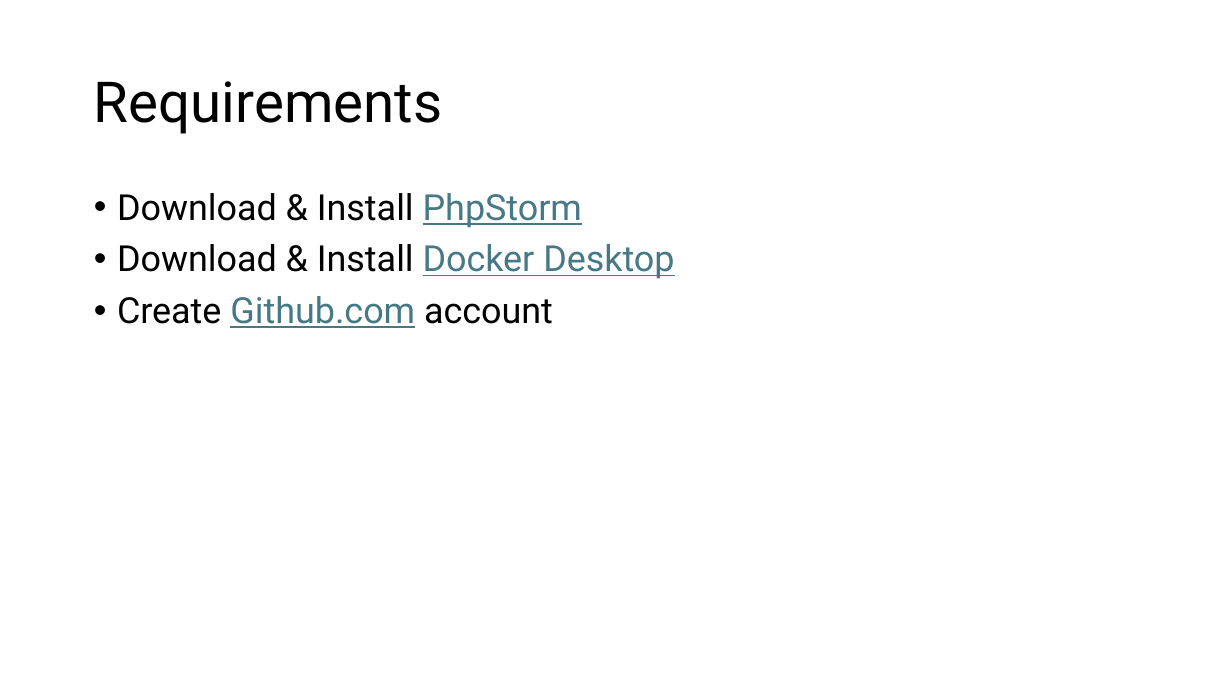
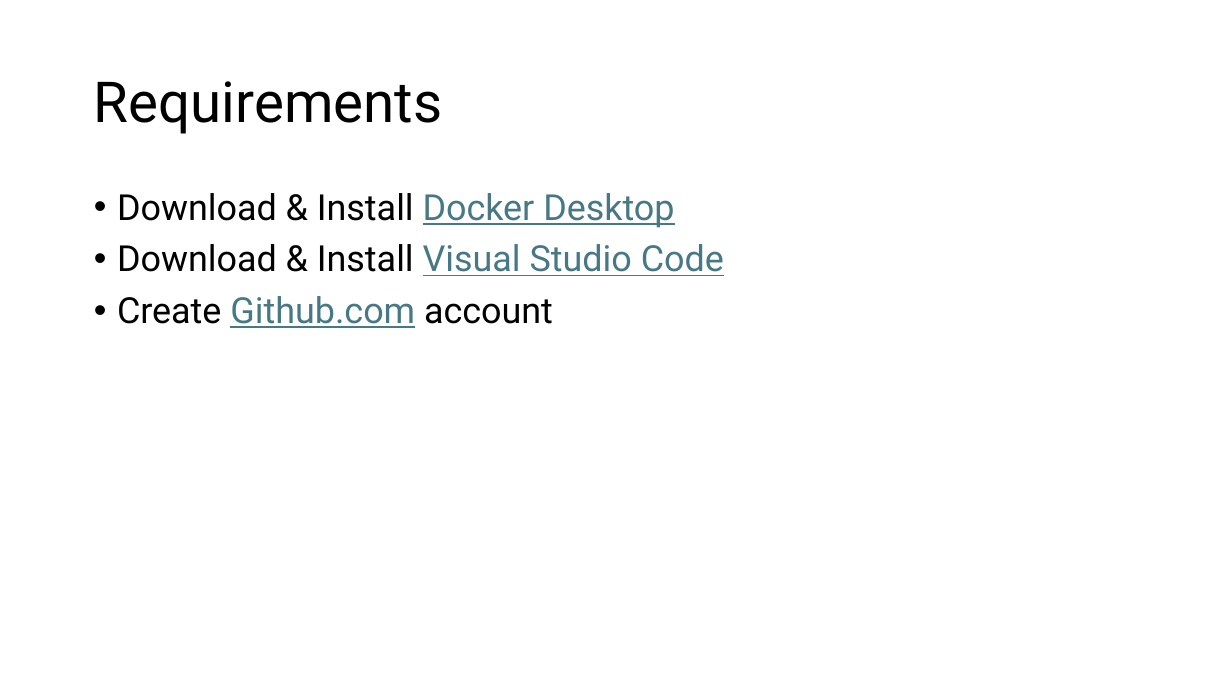
Before and after one commit to mlindhout/webdev, a slide deck: slide 2 of Web Development.pptx. Drawn at 1232x693 pixels with LibreOffice and Linux fonts; fonts in the diff are those of the drawing. Boxes give left, top, right and bottom in pixels: in the first picture for what was removed or moved away, otherwise in the second. Text is boxed around its words. In the diff, an @@ line names an element or a change of style, - is before the commit and + after.

```diff
--- a/Web Development.pptx
+++ b/Web Development.pptx
@@ text at [117,193,582,228]: paragraph removed @@
-• Download & Install PhpStorm
@@ text at [117,244,724,276]: paragraph added @@
+• Download & Install Visual Studio Code
```
Also in this commit, not shown: 3 slides added, 1 slide removed.
